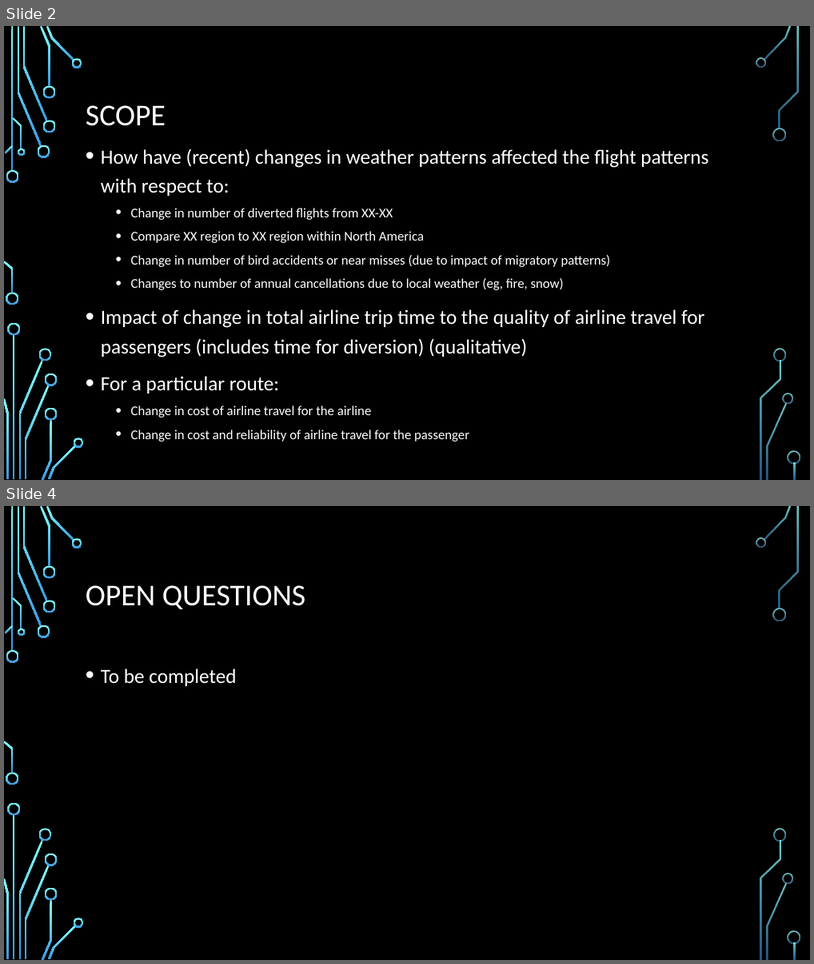
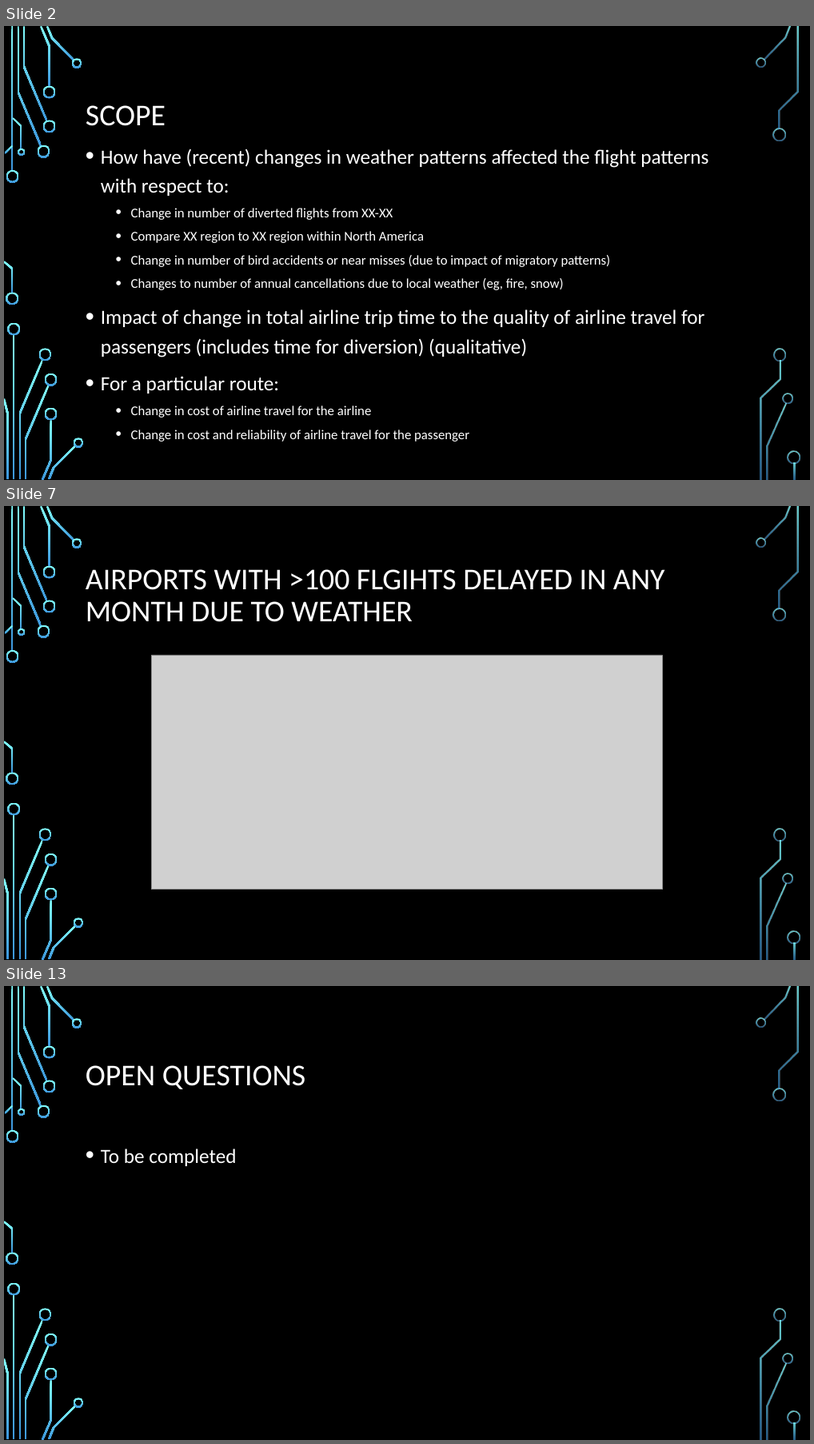
Before and after one commit to Tawn-Scotton/Team_3_Project_1, a slide deck: Team_3_Air_Travel_Weather_Satisfaction.pptx. Shown one above the other, each under a label of ours: slides 2 and 4 before the commit, slides 2, 7 and 13 after it; the slides between them are not shown. The pictures are 814x964 and 814x1444 pixels, drawn with LibreOffice and Linux fonts; fonts in the diff are those of the drawing; grey boxes stand for pictures; background and template pictures are left out. Boxes give left, top, right and bottom in pixels: in the first picture for what was removed or moved away, otherwise in the second. Text is boxed around its words. In the diff, an @@ line names an element or a change of style, - is before the commit and + after.

```diff
--- a/Team_3_Air_Travel_Weather_Satisfaction.pptx
+++ b/Team_3_Air_Travel_Weather_Satisfaction.pptx
@@ slide 7 added at (4, 506, 810, 960), background picture (left out); not listed: 36 template elements that a slide beside it also shows @@
@@ title added at (86, 569, 666, 622), 36 pt, text #FFFFFF @@
+AIRPORTS WITH >100 FLGIHTS DELAYED IN ANY MONTH DUE TO WEATHER
@@ picture added at (152, 655, 662, 889) @@
@@ what was slide 4 is now slide 13 @@
```
Also in this commit, not shown: 1 slide changed, 8 other slides added, 3 other files.
